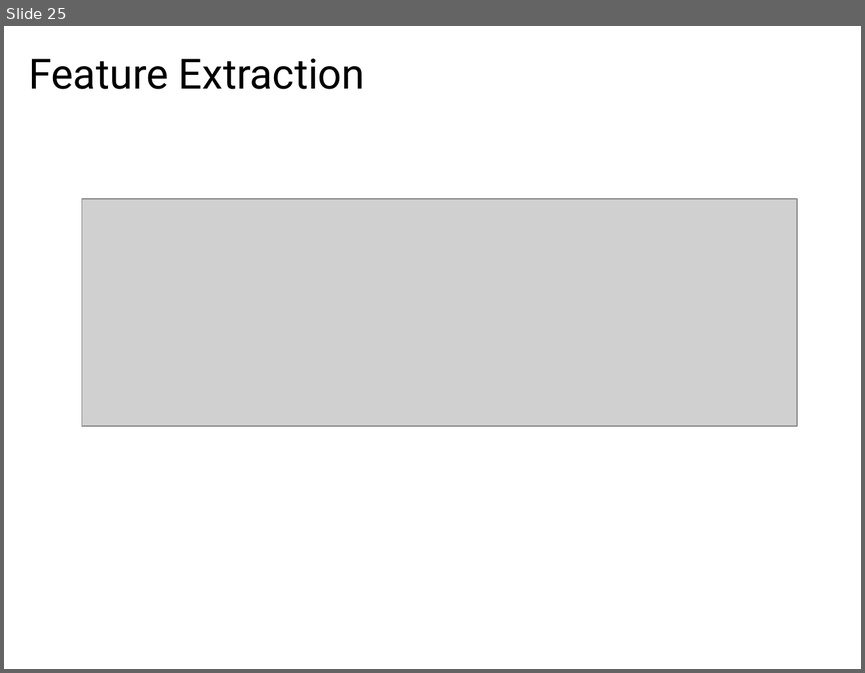
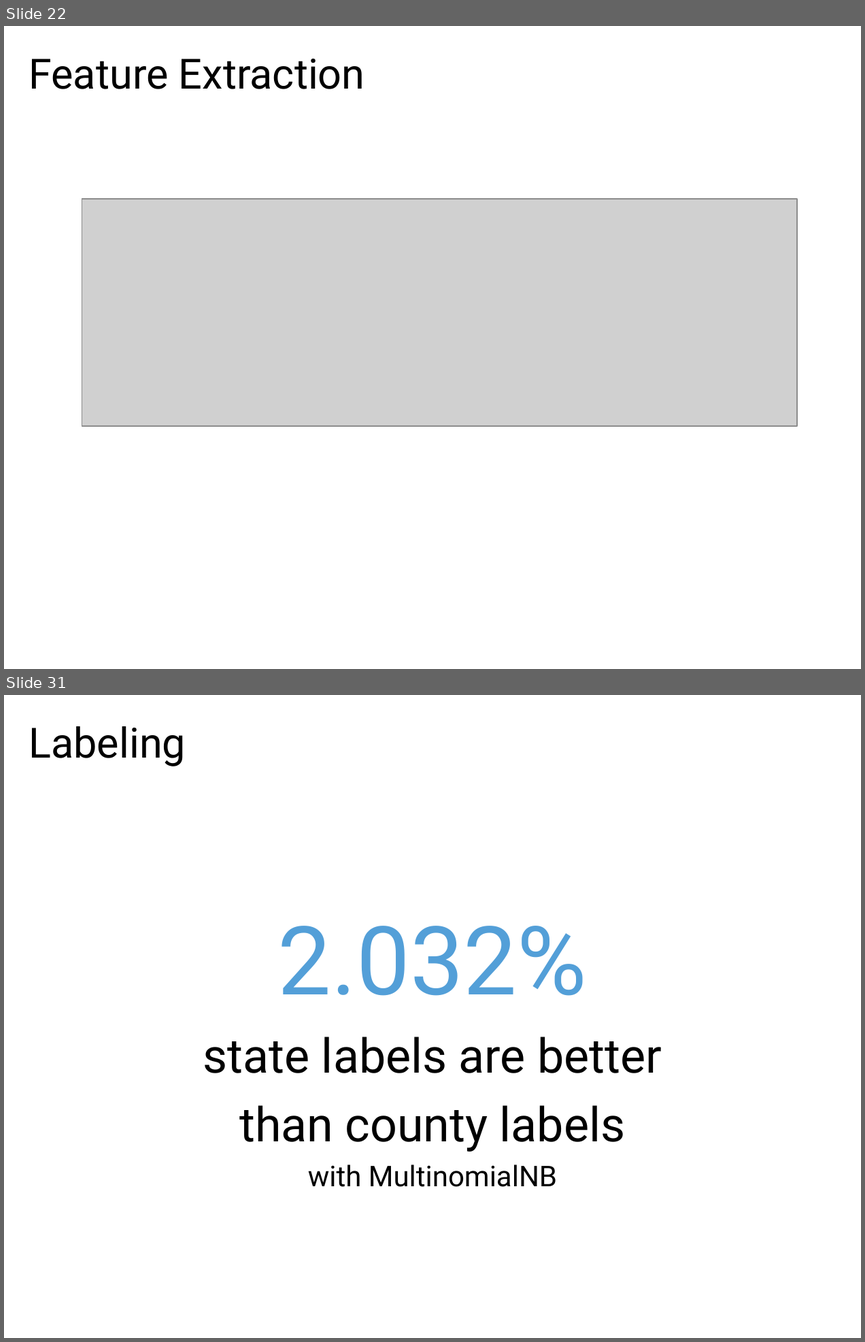
Before and after one commit to willpots/thesis, a slide deck: presentation/final_presentation.pptx. Shown one above the other, each under a label of ours: slide 25 before the commit, slides 22 and 31 after it; the slides between them are not shown. The pictures are 865x673 and 865x1342 pixels, drawn with LibreOffice and Linux fonts; fonts in the diff are those of the drawing; grey boxes stand for pictures. Boxes give left, top, right and bottom in pixels: in the first picture for what was removed or moved away, otherwise in the second. Text is boxed around its words. In the diff, an @@ line names an element or a change of style, - is before the commit and + after.

```diff
--- a/presentation/final_presentation.pptx
+++ b/presentation/final_presentation.pptx
@@ slide 31 added at [4, 695, 861, 1338], background #FFFFFF @@
@@ title added at [28, 726, 186, 766], 35 pt, text #000000 @@
+Labeling
@@ text added at [203, 926, 662, 1187], 40 pt, text #000000 @@
+2.032%
+state labels are better
+than county labels
+with MultinomialNB
@@ what was slide 25 is now slide 22 @@
```
Also in this commit, not shown: 2 slides changed, 14 other slides added, 8 slides removed, 6 other files.
